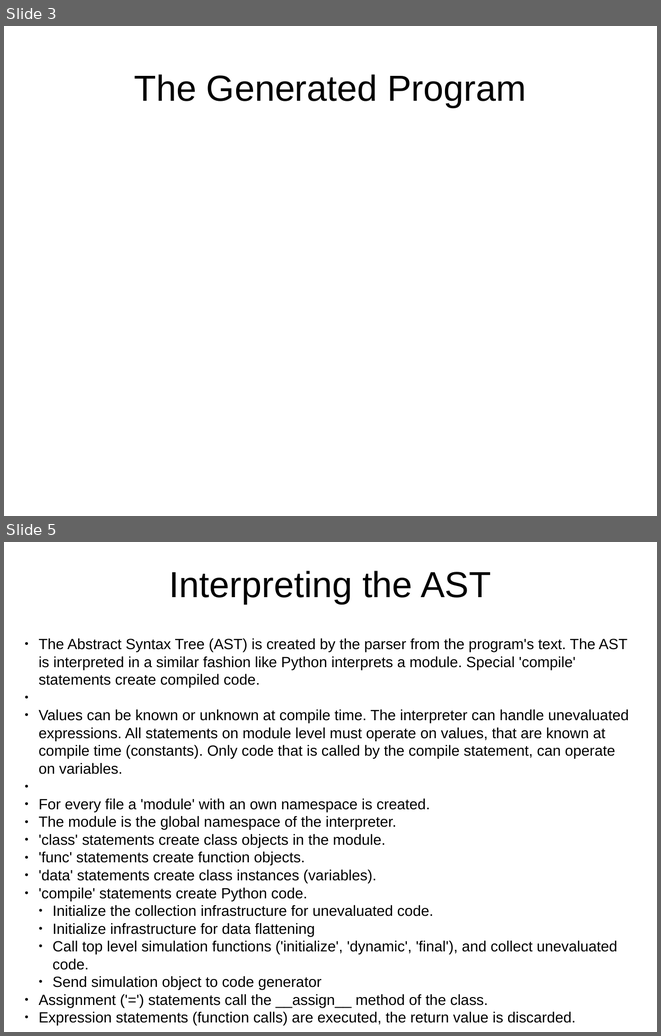
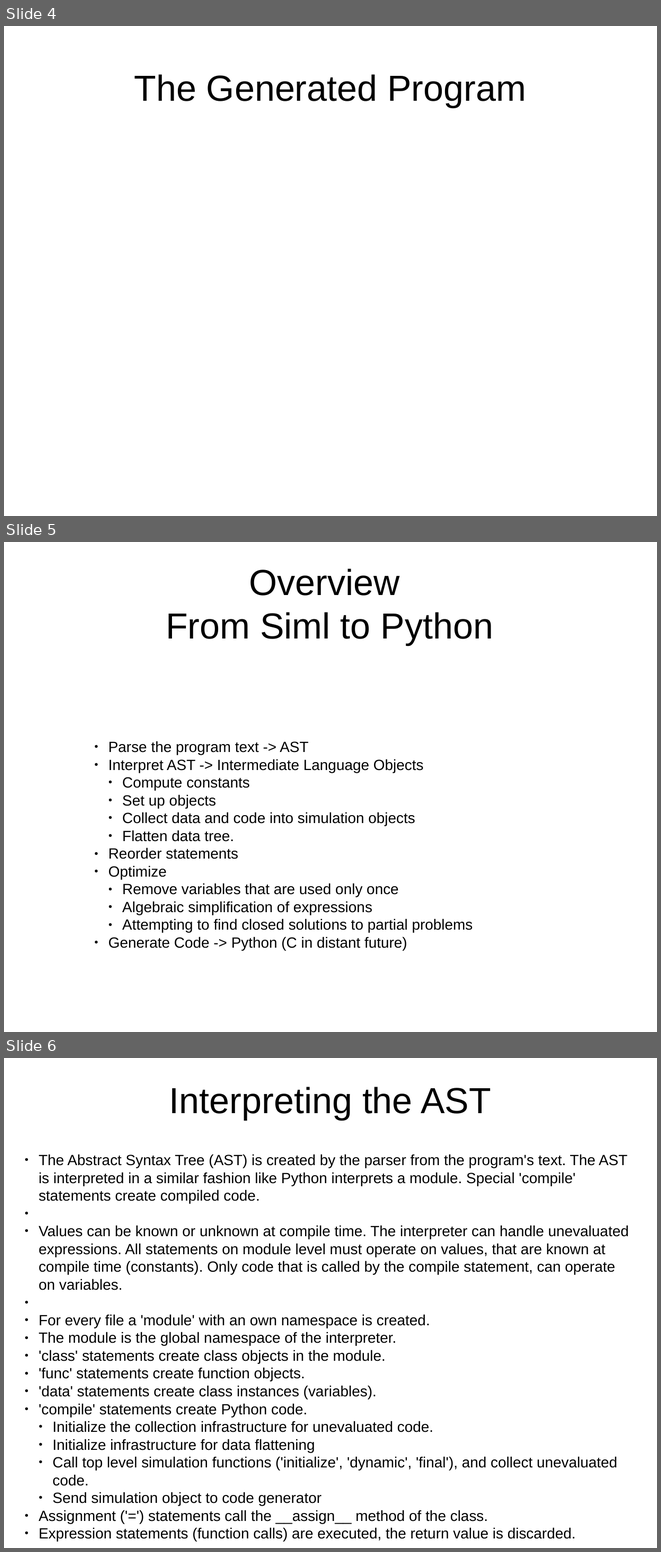
Before and after one commit to eike-welk/freeode, a slide deck: freeode_py/SIML Compiler Outline.odp. Shown one above the other, each under a label of ours: slides 3 and 5 before the commit, slides 4, 5 and 6 after it; the slides between them are not shown. The pictures are 661x1036 and 661x1552 pixels, drawn with LibreOffice and Linux fonts; fonts in the diff are those of the drawing. Boxes give left, top, right and bottom in pixels: in the first picture for what was removed or moved away, otherwise in the second. Text is boxed around its words. In the diff, an @@ line names an element or a change of style, - is before the commit and + after.

```diff
--- a/freeode_py/SIML Compiler Outline.odp
+++ b/freeode_py/SIML Compiler Outline.odp
@@ slide 5 added at (4,542,657,1032), background #FFFFFF @@
@@ title added at (166,568,493,645), 44 pt, text #000000 @@
+Overview
+From Siml to Python
@@ text added at (108,741,473,950), 18 pt, text #000000 @@
+● Parse the program text -> AST
+● Interpret AST -> Intermediate Language Objects
+  ● Compute constants
+  ● Set up objects
+  ● Collect data and code into simulation objects
+  ● Flatten data tree.
+● Reorder statements
+● Optimize
+  ● Remove variables that are used only once
+  ● Algebraic simplification of expressions
+  ● Attempting to find closed solutions to partial problems
+● Generate Code -> Python (C in distant future)
@@ what was slide 3 is now slide 4 @@
@@ what was slide 5 is now slide 6 @@
```
Also in this commit, not shown: 5 slides changed, 1 other slide added, 4 other files.
